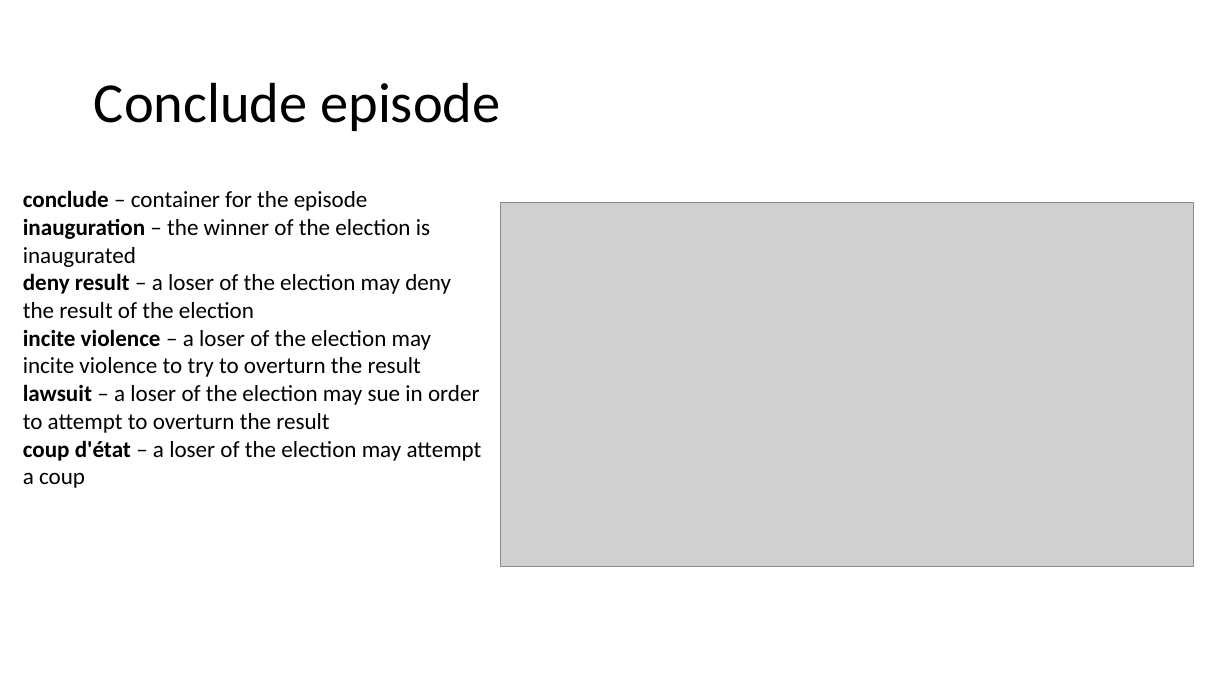
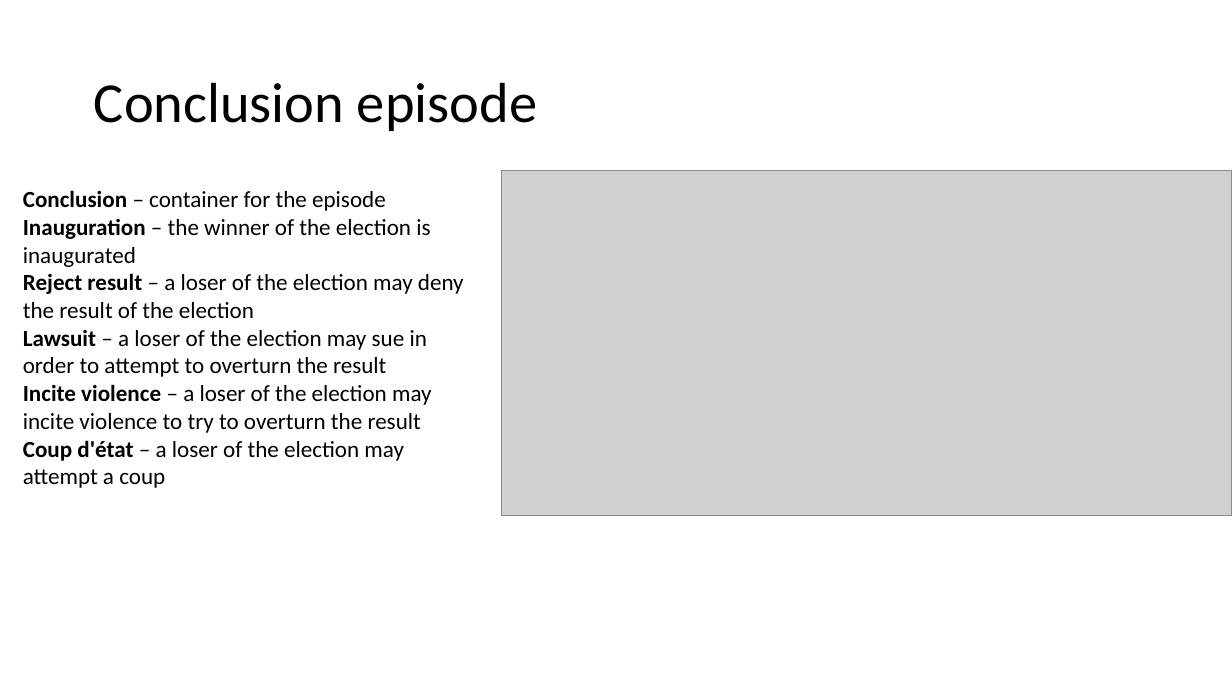
Before and after one commit to RESIN-KAIROS/schemalib, a slide deck: slide 6 of hrf/election.pptx. Drawn at 1232x693 pixels with LibreOffice and Linux fonts; fonts in the diff are those of the drawing; grey boxes stand for pictures. Boxes give left, top, right and bottom in pixels: in the first picture for what was removed or moved away, otherwise in the second. Text is boxed around its words. In the diff, an @@ line names an element or a change of style, - is before the commit and + after.

Commit message:
update election hrf

```diff
--- a/hrf/election.pptx
+++ b/hrf/election.pptx
@@ title at <box>94,82,537,131</box>: text changed @@
-Conclude episode
+Conclusion episode
@@ picture: place and size @@
-picture at <box>500,202,1193,567</box>
+picture at <box>501,171,1232,516</box>
@@ text at <box>23,190,464,488</box>: text changed @@
-conclude – container for the episode
-inauguration – the winner of the election is inaugurated
-deny result – a loser of the election may deny the result of the election
-incite violence – a loser of the election may incite violence to try to overturn the result
-lawsuit – a loser of the election may sue in order to attempt to overturn the result
-coup d'état – a loser of the election may attempt a coup
+Conclusion – container for the episode
+Inauguration – the winner of the election is inaugurated
+Reject result – a loser of the election may deny the result of the election
+Lawsuit – a loser of the election may sue in order to attempt to overturn the result
+Incite violence – a loser of the election may incite violence to try to overturn the result
+Coup d'état – a loser of the election may attempt a coup
```
Also in this commit, not shown: 4 other slides changed.
